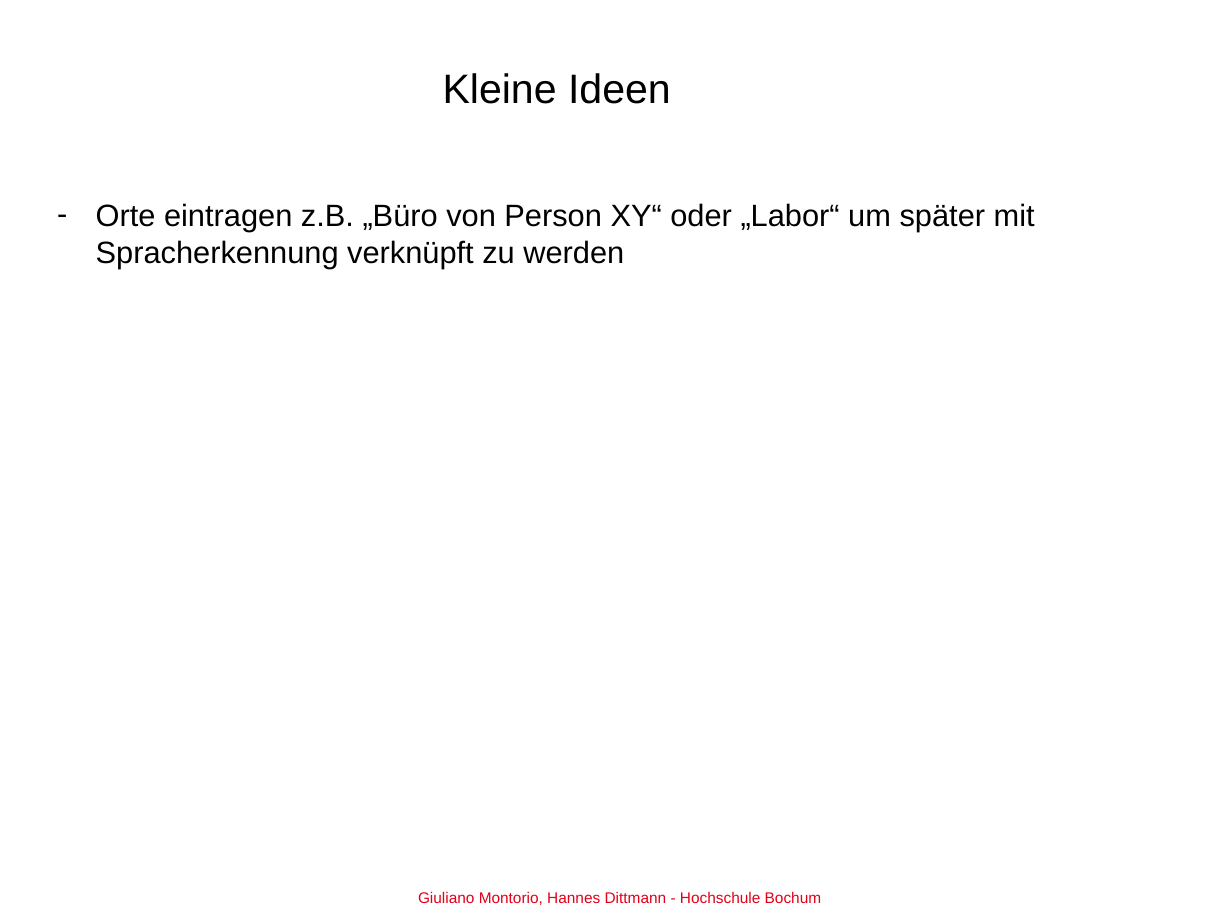
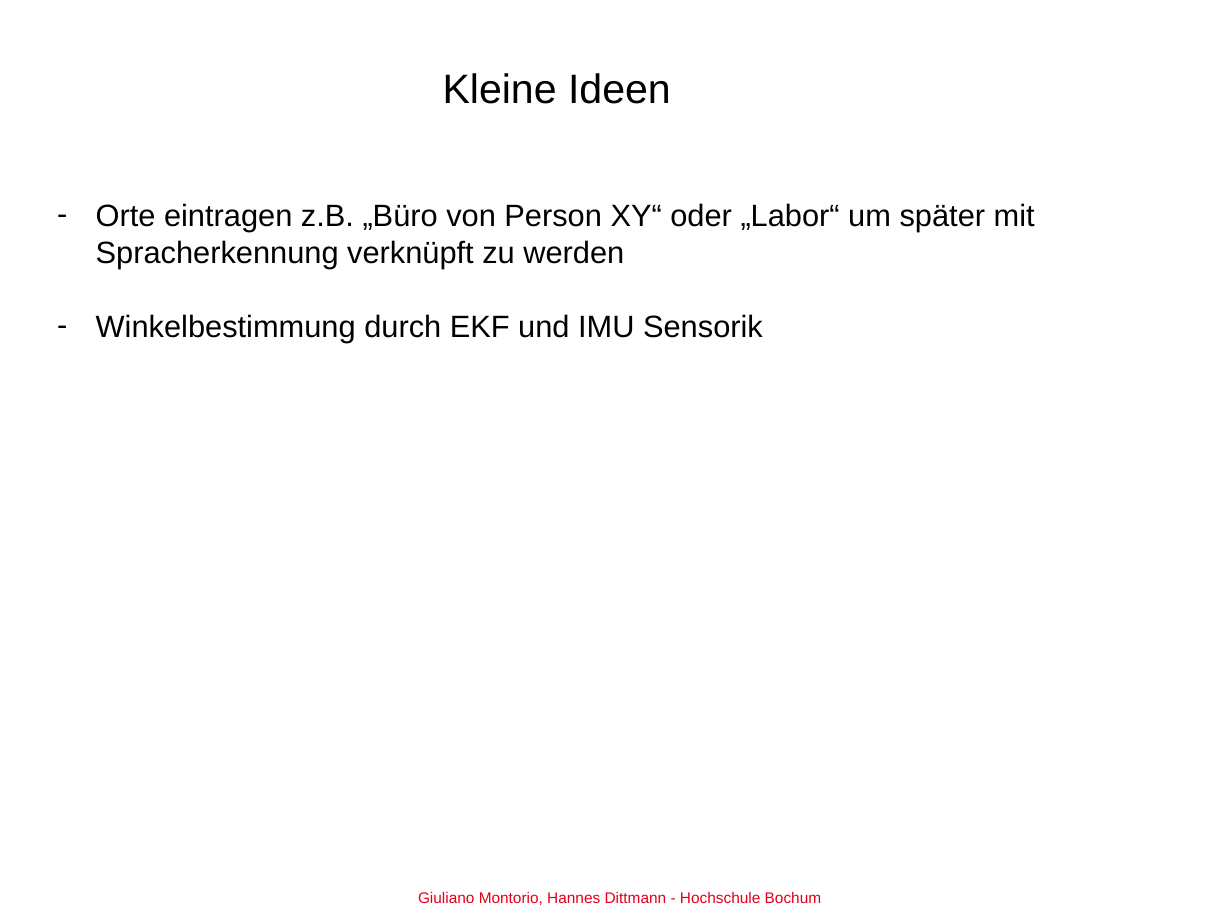
Before and after one commit to GiulliMo/Master_Doc, a slide deck: slide 5 of Präsentationen/Projektbesprechung090420/Projektbesprechung090420.pptx. Drawn at 1232x924 pixels with LibreOffice and Linux fonts; fonts in the diff are those of the drawing; background and template pictures are left out. Boxes give left, top, right and bottom in pixels: in the first picture for what was removed or moved away, otherwise in the second. Text is boxed around its words. In the diff, an @@ line names an element or a change of style, - is before the commit and + after.

```diff
--- a/Präsentationen/Projektbesprechung090420/Projektbesprechung090420.pptx
+++ b/Präsentationen/Projektbesprechung090420/Projektbesprechung090420.pptx
@@ text at box(96, 314, 763, 342): paragraph added @@
+– Winkelbestimmung durch EKF und IMU Sensorik
```
Also in this commit, not shown: 4 other slides changed.
